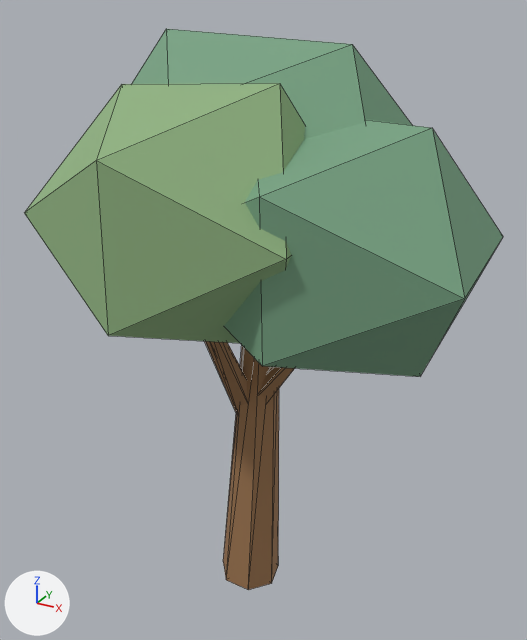
Two versions of the glTF model public/assets/models/expansion-v1/tree_broadleaf_a.glb, one commit apart.
Rendered twice from a 50 mm camera at (1.6, -2.76, 2.91) aimed at (0.08, 0.02, 1.52). Lighting does not change. The marker at lower left points along +X, +Y and +Z. The picture after the commit comes second. Mesh edges are drawn as thin lines. Where no turn or scale is listed for an object, it has been applied to the vertices. Vertices at exactly the same position are counted once.

Before the edit, the objects in view are built like this:
```python
ob_branch_0 = bpy.data.objects.new('branch_0', me_branch_0)
ob_branch_0.location = (0.0, 0.0, 0.0)
ob_branch_1 = bpy.data.objects.new('branch_1', me_branch_1)
ob_branch_1.location = (0.0, 0.0, 0.0)
ob_branch_2 = bpy.data.objects.new('branch_2', me_branch_2)
ob_branch_2.location = (0.0, 0.0, 0.0)
ob_canopy_1 = bpy.data.objects.new('canopy_1', me_canopy_1)
ob_canopy_1.location = (0.0, 0.0, 0.0)
ob_canopy_2 = bpy.data.objects.new('canopy_2', me_canopy_2)
ob_canopy_2.location = (0.0, 0.0, 0.0)
ob_canopy_3 = bpy.data.objects.new('canopy_3', me_canopy_3)
ob_canopy_3.location = (0.0, 0.0, 0.0)
ob_trunk = bpy.data.objects.new('trunk', me_trunk)
ob_trunk.location = (0.0, 0.0, 0.0)
```
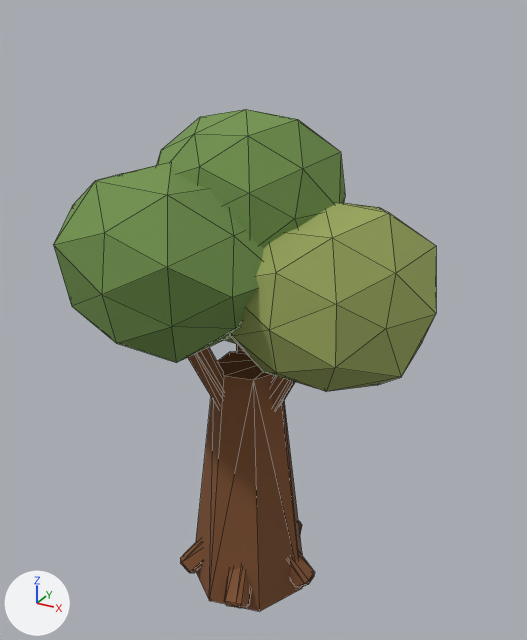
Patch to the scene script:
```diff
--- a/public/assets/models/expansion-v1/tree_broadleaf_a.glb.py
+++ b/public/assets/models/expansion-v1/tree_broadleaf_a.glb.py
@@ mat_wood @@
+mat_wood = bpy.data.materials.new('wood')
+# nodes: BsdfPrincipled, Mix, OutputMaterial, VertexColor
+# colours: brown #82522f, mixed with the vertex colours
@@ mat_leaf_light @@
+mat_leaf_light = bpy.data.materials.new('leaf_light')
+# nodes: BsdfPrincipled, Mix, OutputMaterial, VertexColor
+# colours: green #9aa85e, mixed with the vertex colours
@@ mat_leaf @@
+mat_leaf = bpy.data.materials.new('leaf')
+# nodes: BsdfPrincipled, Mix, OutputMaterial, VertexColor
+# colours: green #74964f, mixed with the vertex colours
@@ me_trunk @@
 # used by ob_trunk; location = (0.0, 0.0, 0.0)
-me_trunk.from_pydata(...)  # 16 vertices, 28 faces; spans x -0.16..0.16, y -0.14..0.16, z -0.01..1.65
-me_trunk.materials.append(mat_material_0)  # brown #9e7650
+me_trunk.from_pydata(...)  # 134 vertices, 244 faces; spans x -0.32..0.38, y -0.36..0.36, z 0.0..1.28
+# me_trunk part 1: the whole mesh is rebuilt
+me_trunk.materials.append(mat_wood)
@@ me_canopy_mesh @@
+me_canopy_mesh.from_pydata(...)  # 240 vertices, 452 faces; spans x -0.71..0.89, y -0.78..0.78, z 0.83..2.49
+# faces by material slot: [132, 160, 160]
+me_canopy_mesh.materials.append(mat_wood)
+me_canopy_mesh.materials.append(mat_leaf_light)
+me_canopy_mesh.materials.append(mat_leaf)
@@ ob_branch_0 @@
-ob_branch_0 = bpy.data.objects.new('branch_0', me_branch_0)
-ob_branch_0.location = (0.0, 0.0, 0.0)
@@ ob_branch_1 @@
-ob_branch_1 = bpy.data.objects.new('branch_1', me_branch_1)
-ob_branch_1.location = (0.0, 0.0, 0.0)
@@ ob_canopy_1 @@
-ob_canopy_1 = bpy.data.objects.new('canopy_1', me_canopy_1)
-ob_canopy_1.location = (0.0, 0.0, 0.0)
@@ ob_branch_2 @@
-ob_branch_2 = bpy.data.objects.new('branch_2', me_branch_2)
-ob_branch_2.location = (0.0, 0.0, 0.0)
@@ ob_canopy_2 @@
-ob_canopy_2 = bpy.data.objects.new('canopy_2', me_canopy_2)
-ob_canopy_2.location = (0.0, 0.0, 0.0)
@@ ob_canopy_3 @@
-ob_canopy_3 = bpy.data.objects.new('canopy_3', me_canopy_3)
-ob_canopy_3.location = (0.0, 0.0, 0.0)
@@ ob_canopy @@
+ob_canopy = bpy.data.objects.new('canopy', me_canopy_mesh)
+ob_canopy.location = (0.0, 0.0, 0.0)
```

Boxes [x1, y1, x2, y2] around the edits, measured in the pictures (527 x 640 px):
'canopy', added (green)
    after: [54, 109, 436, 408]
    faces in mat_leaf: [54, 109, 345, 363]
    faces in mat_leaf_light: [225, 202, 436, 392]
    faces in mat_wood: [188, 344, 295, 408]
'canopy_2', deleted (green)
    before: [25, 83, 305, 343]
'canopy_1', deleted (green)
    before: [224, 120, 503, 377]
'trunk', reshaped
    before: [223, 346, 279, 590]
    after: [180, 351, 315, 612]
'canopy_3', deleted (green)
    before: [132, 29, 412, 139]
'branch_2', deleted (brown)
    before: [210, 342, 247, 412]
'branch_1', deleted (brown)
    before: [260, 367, 295, 403]
'branch_0', deleted (mostly hidden)
    before: [204, 341, 237, 414]
